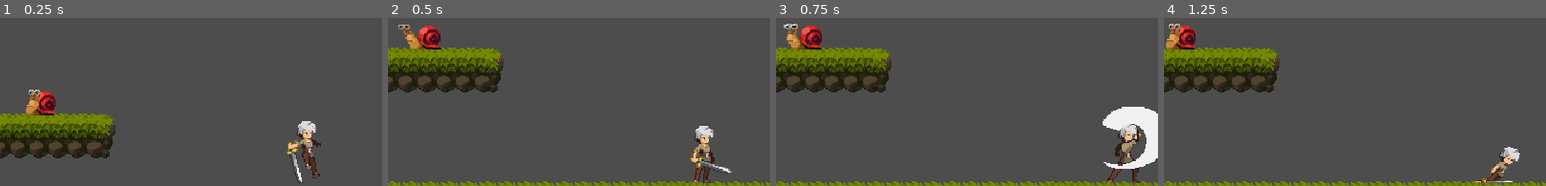
Above: before the commit, frames 1-4 (left to right).
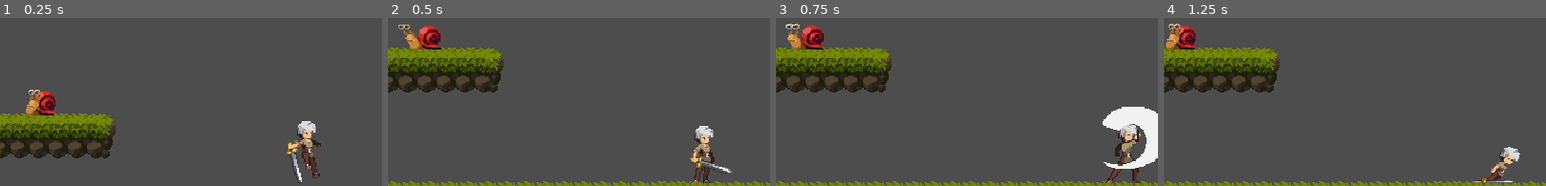
Above: after the commit, the same moments.

Repository: Dewin154/Project_Lynx
Game: Godot game, scene res://levels/test_level.tscn
Two runs of this game, one before a commit and one after it. Both use one fixed random seed, a clock stepped at 60 frames per second and the inputs below. Before the commit the project starts from res://levels/level_1.tscn.
Inputs:
- Up to frame 1 (0.25 s): no input
- Up to frame 2 (0.5 s): no input
- Up to frame 3 (0.75 s): hold D (move_right) from 0.53 s (still down); tap Keypad 1 (attack) at 0.6 s
- Up to frame 4 (1.25 s): keep holding D (move_right); tap W (jump) at 0.77, 1.07 s; tap Keypad 9 (die) at 0.8 s
The pictures show only the part of the screen within x 9-59%, y 0-50%; the shares and areas given below are measured in that part.

Frames 1-2 are identical in both runs. In frame 3, 0.6% of the frame differs, in the area x 2-13%, y 3-19%; in frame 4, nothing differs.

Commit message:
Refactoring update
- Added abstract functions to abstract_enemies.gs

- Improved move() in snail.gd

- Improved switching of sword hitbox

- Added comments to player.gd

Diff:
--- a/enemies/abstract_enemies.gd
+++ b/enemies/abstract_enemies.gd
@@ -11,9 +11,18 @@
 	falling(delta)
 	move_and_slide()
 
+# All enemies inherit gravity from this abstract class
 func falling(delta: float):
 	velocity.y += GRAVITY * delta
 
 # Abstract function
 func take_damage(_damage: int) -> void:
-	push_error("Must be overridden in subclasses!")
+	push_error("take_damage() must be overridden in subclasses!")
+
+# Abstract function
+func move() -> void:
+	push_error("move() must be overridden in subclasses!")
+
+# Abstract function
+func play_animations() -> void:
+	push_error("play_animations() must be overridden in subclasses!")
--- a/enemies/snail/snail.gd
+++ b/enemies/snail/snail.gd
@@ -21,7 +21,6 @@
 	super(delta)
 	move()
 	#print("State1: ", State.keys()[current_state])
-	#print(health)
 	play_animations()
 
 func _on_animated_sprite_2d_animation_finished() -> void:
@@ -64,16 +63,14 @@
 	leave_protection_timer.start()
 
 func move() -> void:
-	if !direction_right:
-		if velocity.x >= -30 and current_state != State.Dying and current_state != State.Protecting:
+	if current_state not in [State.Dying, State.Protecting]:
+		if direction_right and velocity.x <= 30:
+			velocity.x += 0.5
+		elif not direction_right and velocity.x >= -30:
 			velocity.x -= 0.5
-		elif current_state == State.Protecting or current_state == State.Dying:
-				velocity.x = 0
-	else:
-		if velocity.x <= 30 and current_state != State.Dying and current_state != State.Protecting:
-			velocity.x += 0.5
-		elif current_state == State.Protecting or current_state == State.Dying:
-			velocity.x = 0
+
+	if current_state == State.Protecting or current_state == State.Dying:
+		velocity.x = 0
 
 	if !floor_raycast.is_colliding():
 		velocity.x = 0
--- a/enemies/snail/snail.tscn
+++ b/enemies/snail/snail.tscn
@@ -7,7 +7,7 @@
 [ext_resource type="Script" path="res://enemies/snail/floor_ray_cast_2d.gd" id="5_a18q0"]
 
 [sub_resource type="RectangleShape2D" id="RectangleShape2D_nuakc"]
-size = Vector2(28, 20.5)
+size = Vector2(26, 20.5)
 
 [sub_resource type="AtlasTexture" id="AtlasTexture_i2xs5"]
 atlas = ExtResource("2_g4fbr")
@@ -250,7 +250,7 @@
 script = ExtResource("1_gur5q")
 
 [node name="CollisionShape2D" type="CollisionShape2D" parent="."]
-position = Vector2(-1, 5.75)
+position = Vector2(0, 5.75)
 shape = SubResource("RectangleShape2D_nuakc")
 
 [node name="AnimatedSprite2D" type="AnimatedSprite2D" parent="."]
--- a/player/collision_shape_2d.gd
+++ b/player/collision_shape_2d.gd
@@ -5,11 +5,10 @@
 var vector_facing_left = Vector2(-23,-24)
 var vector_facing_right = Vector2(27,-24)
 
-func flip_hitbox():
-	if player.animated_sprite_2d.flip_h:
+# Flips hitbox based on players direction
+# Because of Controller support, there need to be greater/less than signs
+func flip_hitbox(direction):
+	if direction < 0:
 		set_position(vector_facing_left)
-	else:
+	elif direction > 0:
 		set_position(vector_facing_right)
-# Called every Frame, Signal would be better for Performance
-func _process(delta: float) -> void:
-	flip_hitbox()
--- a/player/player.gd
+++ b/player/player.gd
@@ -4,18 +4,18 @@
 const GRAVITY = 1000
 const SPEED = 300
 const JUMP = -500
-const JUMP_HORIZONTAL = 100
 
 @onready var animated_sprite_2d: AnimatedSprite2D = $AnimatedSprite2D
 @onready var attack_timer: Timer = $AttackTimer
 @onready var coyote_timer: Timer = $CoyoteTimer
 @onready var jump_buffer_timer: Timer = $JumpBufferTimer
+@onready var sword_hitbox_collison_shape: CollisionShape2D = $SwordHitbox/CollisionShape2D
 
 enum State {Idle, Run, Jump, Fall, Attack, Dead}
 
 var current_state
 var last_state
-var direction
+var direction #-1,0,1
 var jump_animation_already_playing = false
 var fall_animation_already_playing = false
 var is_attacking = false
@@ -30,28 +30,33 @@
 
 func _physics_process(delta: float) -> void:
 	player_falling(delta)
-	player_idle(delta)
-	player_run(delta)
+	player_idle()
+	player_run()
 	player_jump(delta)
-	player_attack(delta)
-	player_dead(delta)
+	player_attack()
+	player_dead()
 	move_and_slide()
 	player_animations()
 	#print("State1: ", State.keys()[current_state])
 
+# Signal to stop attacking animation after timeout
 func _on_animated_sprite_2d_animation_finished() -> void:
 	if animated_sprite_2d.animation == "attack1" or animated_sprite_2d.animation == "attack2":
 		is_attacking = false
 
+# Signal to disable the 2nd attack after timeout
 func _on_attack_timer_timeout() -> void:
 	attack_combo_available = false
 
+# Signal to disable the availability of coyote time after timeout
 func _on_coyote_timer_timeout() -> void:
 	coyote_available = false
 
+# Signal to disable the availability of jump buffer after timeout
 func _on_jump_buffer_timer_timeout() -> void:
 	jump_buffer_available = false
 
+# Handles falling and jump buffer with applying gravity to the player
 func player_falling(delta):
 	velocity.y += GRAVITY * delta
 
@@ -59,13 +64,15 @@
 		jump_buffer_available = true
 		jump_buffer_timer.start()
 
-func player_idle(delta):
+# Handles idling of the player
+func player_idle():
 	if is_on_floor() and !is_attacking and !is_dying:
 		current_state = State.Idle
 		fall_animation_already_playing = false
 		jump_animation_already_playing = false
 
-func player_run(delta):
+# Handles player running and flipping the sprite
+func player_run():
 	last_state = current_state
 	if is_attacking:
 		velocity.x = 0
@@ -79,10 +86,12 @@
 		velocity.x = move_toward(velocity.x, 0, SPEED)
 
 	if direction != 0:
+		sword_hitbox_collison_shape.flip_hitbox(direction)
 		animated_sprite_2d.flip_h = false if direction > 0 else true
 		if current_state != State.Jump:
 			current_state = State.Run
 
+# Handles player animations based on current state
 func player_animations():
 	if !is_attacking and !is_dying:
 		if current_state == State.Idle:
@@ -96,13 +105,11 @@
 			animated_sprite_2d.play("fall")
 			fall_animation_already_playing = true
 
+# Handles jumping, falling, coyote time and jump buffer
 func player_jump(delta):
 	if Input.is_action_just_pressed("jump") and (is_on_floor() or coyote_available) and !is_attacking:
 		_jump()
 		fall_animation_already_playing = false
-
-	if !is_on_floor() and current_state == State.Jump:
-		velocity.x += direction * JUMP_HORIZONTAL * delta
 
 	# Check if player ended jumping and is falling
 	if velocity.y >= 0 and !is_on_floor():
@@ -115,11 +122,13 @@
 		_jump()
 		jump_buffer_available = false
 
+# Handles actual jump
 func _jump():
 	current_state = State.Jump
 	velocity.y = JUMP
 
-func player_attack(delta):
+# Handles attacks of the player
+func player_attack():
 	if Input.is_action_just_pressed("attack") and (current_state == State.Idle or current_state == State.Run or current_state == State.Attack):
 		can_deal_damage = true
 		if is_attacking and attack_combo_available:
@@ -132,8 +141,8 @@
 			attack_combo_available = true
 			attack_timer.start()
 
-
-func player_dead(delta):
+# Handles player dying, for now just demonstration purposes
+func player_dead():
 	# Numpad 9
 	if Input.is_action_just_pressed("die"):
 		is_dying = true
--- a/project.godot
+++ b/project.godot
@@ -11,7 +11,7 @@
 [application]
 
 config/name="Project_Lynx"
-run/main_scene="res://levels/level_1.tscn"
+run/main_scene="res://levels/test_level.tscn"
 config/features=PackedStringArray("4.3", "Forward Plus")
 config/icon="res://lynx.jpg"
 
Not shown: 3 places in levels/test_level.tscn that only renumber resources
